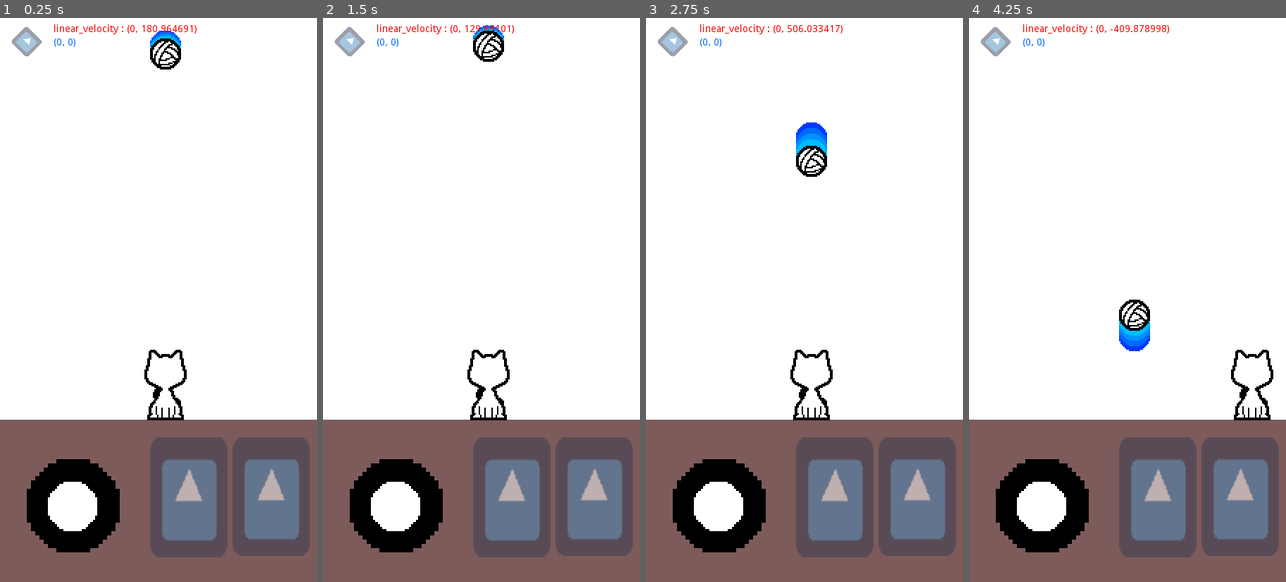
Above: before the commit, frames 1-4 (left to right).
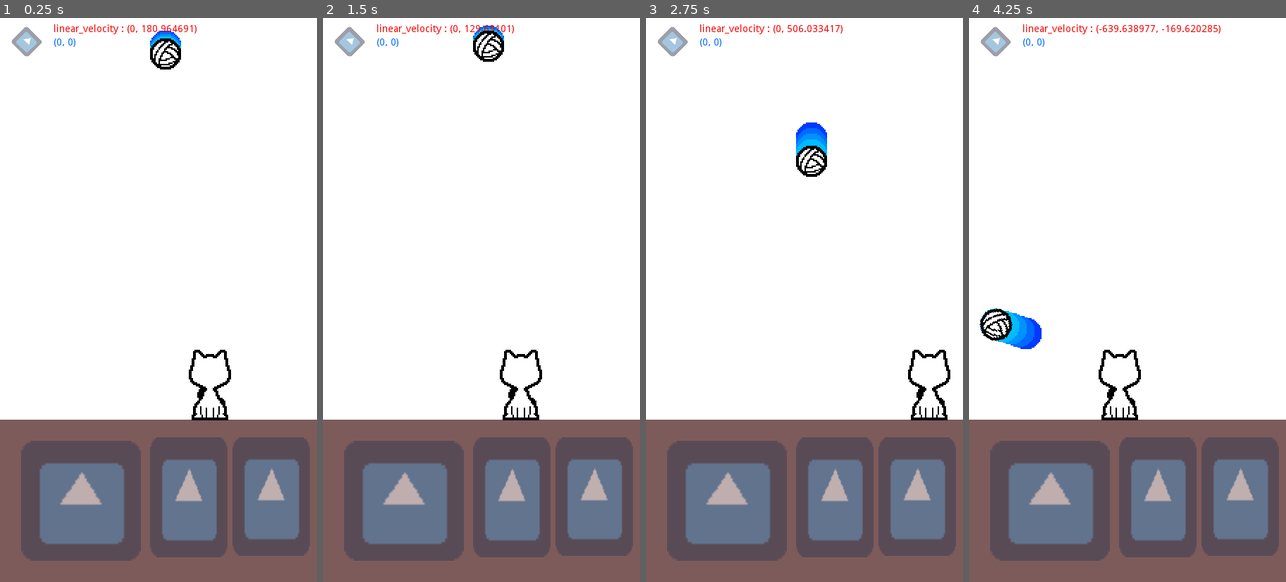
Above: after the commit, the same moments.

Repository: YongHyun-Yi/cat_and_ball
Game: Godot game, scene res://scene/ingame.tscn
Same seed, same stepped clock (60 frames per second), same inputs: the game is played once before the commit and once after it. The engine's default icon, where the game draws it, is replaced by a stand-in: a white triangle on a blue panel in a dark square.
Inputs (mouse positions are in pixels of both pictures, inside the frame that each line leads up to):
- Up to frame 1 (0.25 s): no input
- Up to frame 2 (1.5 s): click (395, 508) at 0.52 s; click (348, 40) at 1.25 s
- Up to frame 3 (2.75 s): click (671, 40) at 2 s
- Up to frame 4 (4.25 s): click (994, 40) at 2.75 s; move the mouse to (1197, 271) at 3.52 s; hold Right (ui_right) from 3.53 s (still down)

The runs differ from the first frame. In frame 1, 8.8% of the frame differs, in the area x 6-73%, y 58-97%; in frame 2, 8.7%; in frame 3, 8.8%; in frame 4, 10%, in the area x 3-96%, y 1-97%.

Commit message:
버전4 버튼을 짧게 누르면 방향전환 길게 누를면 빨리 움직이게 만들었다 조작법은 간단해졌지만 조작감은 여젼히 별로...

Diff:
--- a/scene/ingame.tscn
+++ b/scene/ingame.tscn
@@ -48,13 +48,16 @@
 "values": [ true ]
 }
 
-[sub_resource type="PhysicsMaterial" id=5]
+[sub_resource type="CircleShape2D" id=5]
+radius = 45.0018
+
+[sub_resource type="PhysicsMaterial" id=6]
 bounce = 0.7
 
-[sub_resource type="CircleShape2D" id=6]
+[sub_resource type="CircleShape2D" id=7]
 radius = 11.5446
 
-[sub_resource type="RectangleShape2D" id=7]
+[sub_resource type="RectangleShape2D" id=8]
 extents = Vector2( 285, 30 )
 
 [node name="ingame" type="Node2D"]
@@ -106,7 +109,6 @@
 texture = ExtResource( 2 )
 
 [node name="player" type="Node2D" parent="."]
-editor/display_folded = true
 __meta__ = {
 "_edit_group_": true
 }
@@ -134,6 +136,7 @@
 shape = SubResource( 1 )
 
 [node name="attack" type="Area2D" parent="player/player_body"]
+editor/display_folded = true
 
 [node name="CollisionShape2D" type="CollisionShape2D" parent="player/player_body/attack"]
 self_modulate = Color( 0, 1, 0.180392, 1 )
@@ -146,6 +149,15 @@
 autoplay = "reset"
 anims/attack = SubResource( 3 )
 anims/reset = SubResource( 4 )
+
+[node name="wall_detect" type="Area2D" parent="player/player_body"]
+editor/display_folded = true
+
+[node name="CollisionShape2D" type="CollisionShape2D" parent="player/player_body/wall_detect"]
+position = Vector2( 0, -24.5929 )
+shape = SubResource( 5 )
+
+[node name="b_timer" type="Timer" parent="player/player_body"]
 
 [node name="ball" type="Node2D" parent="."]
 editor/display_folded = true
@@ -173,42 +185,57 @@
 
 [node name="CollisionShape2D" type="CollisionShape2D" parent="ball/ball_body"]
 scale = Vector2( 2, 2 )
-shape = SubResource( 6 )
+shape = SubResource( 7 )
 
 [node name="walls" type="Node2D" parent="."]
-
-[node name="StaticBody2D" type="StaticBody2D" parent="walls"]
-
-[node name="wall1" type="CollisionShape2D" parent="walls/StaticBody2D"]
+editor/display_folded = true
+
+[node name="wall_left" type="StaticBody2D" parent="walls" groups=[
+"wall",
+]]
+editor/display_folded = true
+
+[node name="wall_left" type="CollisionShape2D" parent="walls/wall_left"]
 position = Vector2( -30, 285 )
 rotation = 1.57079
-shape = SubResource( 7 )
-
-[node name="wall2" type="CollisionShape2D" parent="walls/StaticBody2D"]
+shape = SubResource( 8 )
+
+[node name="ceiling" type="StaticBody2D" parent="walls"]
+editor/display_folded = true
+
+[node name="ceiling" type="CollisionShape2D" parent="walls/ceiling"]
 position = Vector2( 225, -30 )
-shape = SubResource( 7 )
-
-[node name="wall3" type="CollisionShape2D" parent="walls/StaticBody2D"]
+shape = SubResource( 8 )
+
+[node name="wall_right" type="StaticBody2D" parent="walls" groups=[
+"wall",
+]]
+editor/display_folded = true
+
+[node name="wall_right" type="CollisionShape2D" parent="walls/wall_right"]
 position = Vector2( 480, 285 )
 rotation = -1.57079
-shape = SubResource( 7 )
-
-[node name="wall4" type="CollisionShape2D" parent="walls/StaticBody2D"]
+shape = SubResource( 8 )
+
+[node name="floor" type="StaticBody2D" parent="walls"]
+editor/display_folded = true
+
+[node name="floor" type="CollisionShape2D" parent="walls/floor"]
 position = Vector2( 225, 600 )
-shape = SubResource( 7 )
-
-[node name="left" type="TouchScreenButton" parent="."]
+shape = SubResource( 8 )
+
+[node name="ui_left" type="TouchScreenButton" parent="."]
 visible = false
 self_modulate = Color( 1, 1, 1, 0.588235 )
-position = Vector2( 10, 595 )
-scale = Vector2( 1.17188, 2.65625 )
+position = Vector2( 30, 600 )
+scale = Vector2( 2.73438, 2.65625 )
 normal = ExtResource( 7 )
 
-[node name="right" type="TouchScreenButton" parent="."]
+[node name="ui_right" type="TouchScreenButton" parent="."]
 visible = false
 self_modulate = Color( 1, 1, 1, 0.501961 )
-position = Vector2( 95, 595 )
-scale = Vector2( 1.25, 2.65625 )
+position = Vector2( 240, 600 )
+scale = Vector2( 2.73437, 2.65625 )
 normal = ExtResource( 7 )
 visibility_mode = 1
 
@@ -235,6 +262,8 @@
 texture_normal = ExtResource( 7 )
 
 [node name="controller" type="Node2D" parent="."]
+editor/display_folded = true
+visible = false
 position = Vector2( 13.9668, -22.7878 )
 
 [node name="circle" type="Sprite" parent="controller"]
@@ -253,16 +282,25 @@
 expand = true
 stretch_mode = 4
 script = ExtResource( 9 )
+
+[node name="move" type="TouchScreenButton" parent="."]
+self_modulate = Color( 1, 1, 1, 0.509804 )
+position = Vector2( 30, 600 )
+scale = Vector2( 2.65625, 2.65625 )
+normal = ExtResource( 8 )
 [connection signal="body_entered" from="player/player_body/attack" to="player/player_body" method="attack_hitted"]
+[connection signal="body_entered" from="player/player_body/wall_detect" to="player/player_body" method="wall_detect"]
 [connection signal="body_entered" from="ball/ball_body" to="ball/ball_body" method="_on_ball_body_body_entered"]
-[connection signal="pressed" from="left" to="player/player_body" method="touch_botton_action_press" binds= [ "ui_left" ]]
-[connection signal="released" from="left" to="player/player_body" method="touch_botton_action_release" binds= [ "ui_left" ]]
-[connection signal="pressed" from="right" to="player/player_body" method="touch_botton_action_press" binds= [ "ui_right" ]]
-[connection signal="released" from="right" to="player/player_body" method="touch_botton_action_release" binds= [ "ui_right" ]]
+[connection signal="pressed" from="ui_left" to="player/player_body" method="touch_botton_action_press" binds= [ "ui_left" ]]
+[connection signal="released" from="ui_left" to="player/player_body" method="touch_botton_action_release" binds= [ "ui_left" ]]
+[connection signal="pressed" from="ui_right" to="player/player_body" method="touch_botton_action_press" binds= [ "ui_right" ]]
+[connection signal="released" from="ui_right" to="player/player_body" method="touch_botton_action_release" binds= [ "ui_right" ]]
 [connection signal="pressed" from="ui_jump" to="player/player_body" method="touch_botton_action_press" binds= [ "ui_jump" ]]
 [connection signal="released" from="ui_jump" to="player/player_body" method="touch_botton_action_release" binds= [ "ui_jump" ]]
 [connection signal="pressed" from="ui_attack" to="player/player_body" method="touch_botton_action_press" binds= [ "ui_attack" ]]
 [connection signal="released" from="ui_attack" to="player/player_body" method="touch_botton_action_release" binds= [ "ui_attack" ]]
 [connection signal="button_up" from="reset" to="." method="restart"]
 [connection signal="button_down" from="controller/stick" to="controller/stick" method="stick_clicked"]
-[connection signal="button_up" from="controller/stick" to="controller/stick" method="stick_relaese"]
+[connection signal="button_up" from="controller/stick" to="controller/stick" method="stick_releaese"]
+[connection signal="pressed" from="move" to="player/player_body" method="move_button" binds= [ "press" ]]
+[connection signal="released" from="move" to="player/player_body" method="move_button" binds= [ "release" ]]
--- a/script/ball_body.gd
+++ b/script/ball_body.gd
@@ -19,10 +19,11 @@
 
 
 func _on_ball_body_body_entered(body):
-	"""if body.get_parent().name == "player":
+	if body.get_parent().name == "player":
 		#var cha = get_node("../../player/player_body")
-		apply_impulse(Vector2(0, 0), Vector2(0, -200))#(global_position-cha.global_position)*800)
-		print("player")
+		set_linear_velocity(Vector2(get_linear_velocity().x, 0))
+		apply_impulse(Vector2(0, 0), Vector2(0, -400))#(global_position-cha.global_position)*800)
+		#print("player")
 		var a = get_linear_velocity()
 		#if a.y > 300:
 		#	set_axis_velocity ( Vector2(0, -300) )"""
--- a/script/player_body.gd
+++ b/script/player_body.gd
@@ -1,12 +1,14 @@
 extends KinematicBody2D
 
 var velocity = Vector2()
-var speed = 800
+var speed = 250
 var gravity = 2000
 var jump = -700
 var d_jump = -550
 var double_jump = true
 var attack_point = Vector2()
+var move_button_press = false
+var move_button_timer = 0
 
 # Called when the node enters the scene tree for the first time.
 func _ready():
@@ -14,15 +16,28 @@
 
 # Called every frame. 'delta' is the elapsed time since the previous frame.
 func _process(delta):
-	if !self.is_on_floor():
+	if !is_on_floor():
 		if velocity.y < gravity:
 			velocity.y += gravity * delta
 	else:
 		if double_jump == false:
 			double_jump = true
+	if is_on_wall():
+		var a = get_slide_collision(1)
+		if a.collider.is_in_group("wall"):
+			print("wall")
+			speed *= -1
 	get_input()
+	velocity.x = speed
 	move_and_slide(velocity, Vector2(0, -1))
 	get_node("../Label").text = str(attack_point)
+
+	if move_button_press == true:
+		if move_button_timer < 20:
+			move_button_timer += 1
+		elif move_button_timer == 20:
+			move_button_timer += 1
+			speed *= 2
 	pass
 
 func get_input():
@@ -57,3 +72,20 @@
 func attack_hitted(body):
 	if body.get_parent().name == "ball":
 		body.hitted(attack_point)
+
+func wall_detect(body):
+	#if body.name == "wall_left":
+	#	print(body.name)
+	pass
+
+func move_button(a):
+	if a == "press":
+		#speed *= 2
+		move_button_timer = 0
+		move_button_press = true
+	elif a == "release":
+		move_button_press = false
+		if move_button_timer > 20:
+			speed /= 2
+		else:
+			speed *= -1
--- a/script/stick.gd
+++ b/script/stick.gd
@@ -34,12 +34,12 @@
 	pass # Replace with function body.
 
 
-func stick_relaese():
+func stick_releaese():
 	print(str(move_point))
 	clicked = false
 	drag = false
 	start_point = Vector2()
 	move_point = Vector2()
 	rect_position = origin
-	print("relase stick")
+	print("release stick")
 	pass # Replace with function body.
Not shown: 2 places in scene/ingame.tscn that only renumber resources
